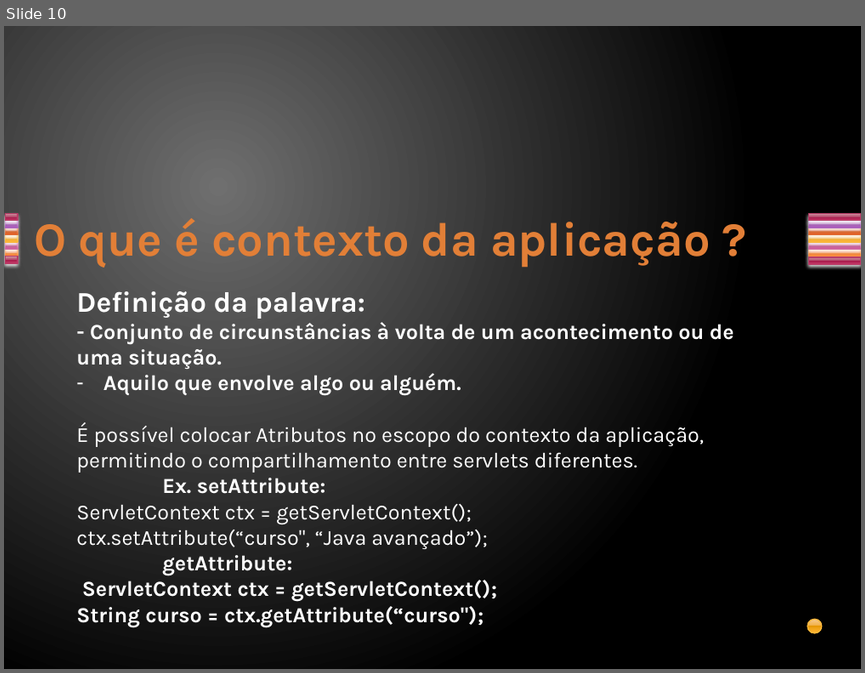
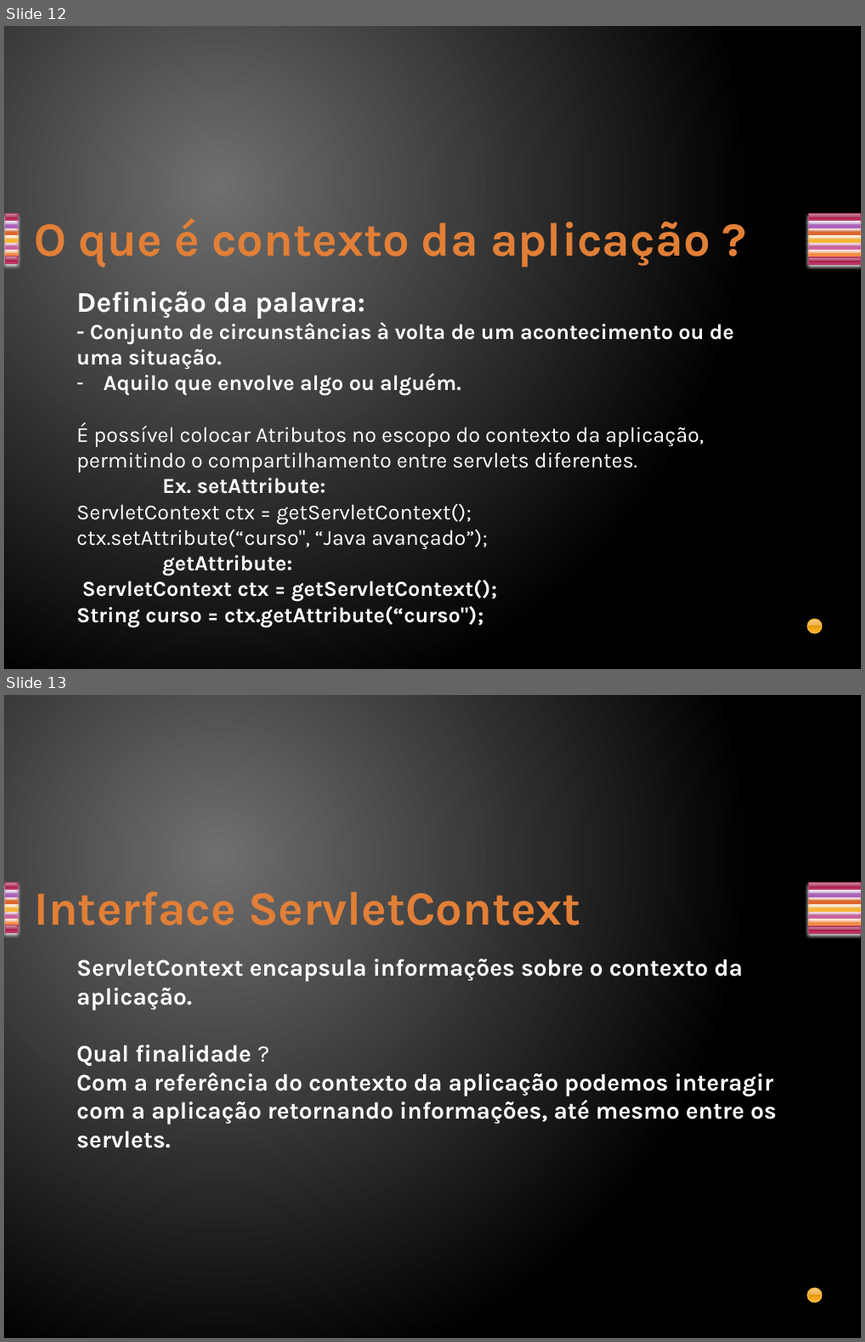
Before and after one commit to davirj9/javaAvancado, a slide deck: AulasAvancado/src/main/resources/br/com/Aula2/Servlets.pptx. Shown one above the other, each under a label of ours: slide 10 before the commit, slides 12 and 13 after it. The pictures are 865x673 and 865x1342 pixels, drawn with LibreOffice and Linux fonts; fonts in the diff are those of the drawing. Boxes give left, top, right and bottom in pixels: in the first picture for what was removed or moved away, otherwise in the second. Text is boxed around its words. In the diff, an @@ line names an element or a change of style, - is before the commit and + after.

```diff
--- a/AulasAvancado/src/main/resources/br/com/Aula2/Servlets.pptx
+++ b/AulasAvancado/src/main/resources/br/com/Aula2/Servlets.pptx
@@ slide 13 added at box(4, 695, 861, 1338), background gradient #707070 to #000000; not listed: 15 template elements that a slide beside it also shows @@
@@ title added at box(34, 881, 581, 936), 40 pt, text gradient #E38037 to #FA8D3D, bold @@
+Interface ServletContext
@@ text added at box(76, 959, 777, 1148), 20 pt, text #FFFFFF, bold @@
+ServletContext encapsula informações sobre o contexto da aplicação.
+Qual finalidade ?
+Com a referência do contexto da aplicação podemos interagir com a aplicação retornando informações, até mesmo entre os servlets.
@@ what was slide 10 is now slide 12 @@
```
Also in this commit, not shown: 1 slide changed, 3 other slides added, 1 slide removed, 10 other files.
